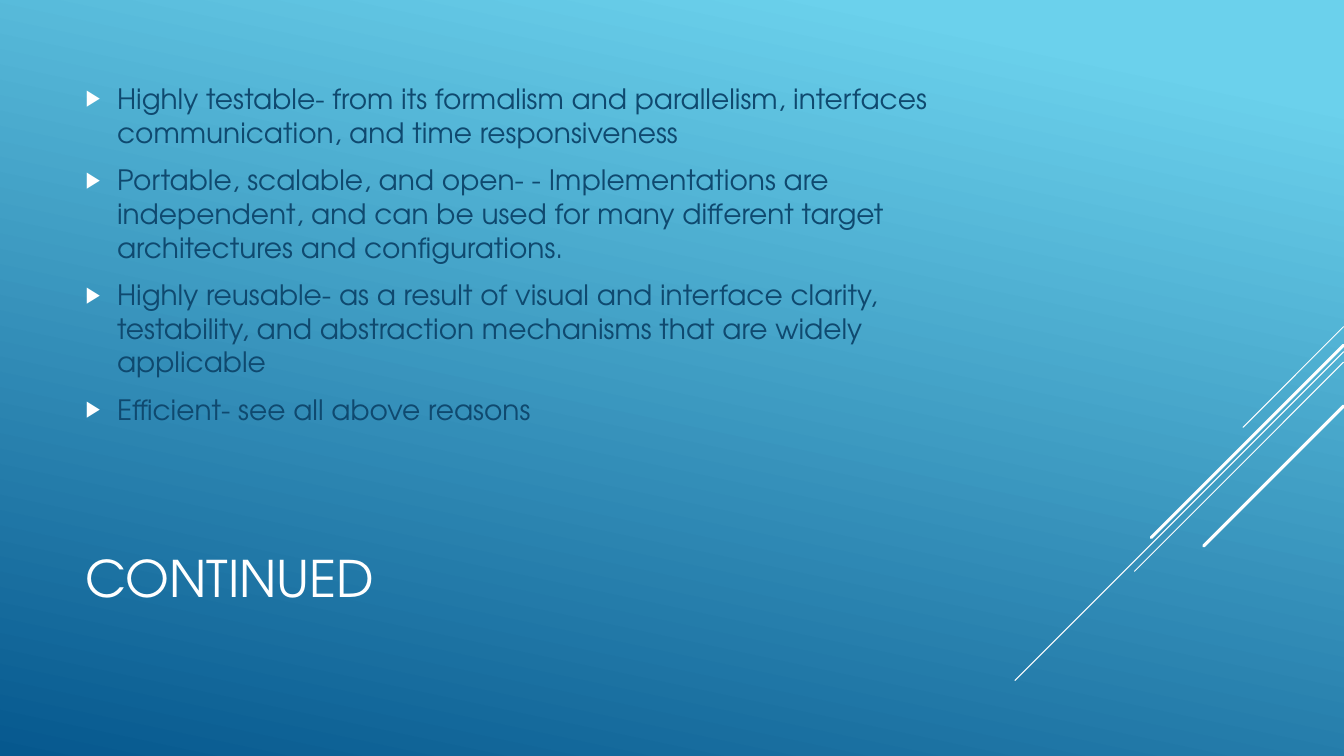
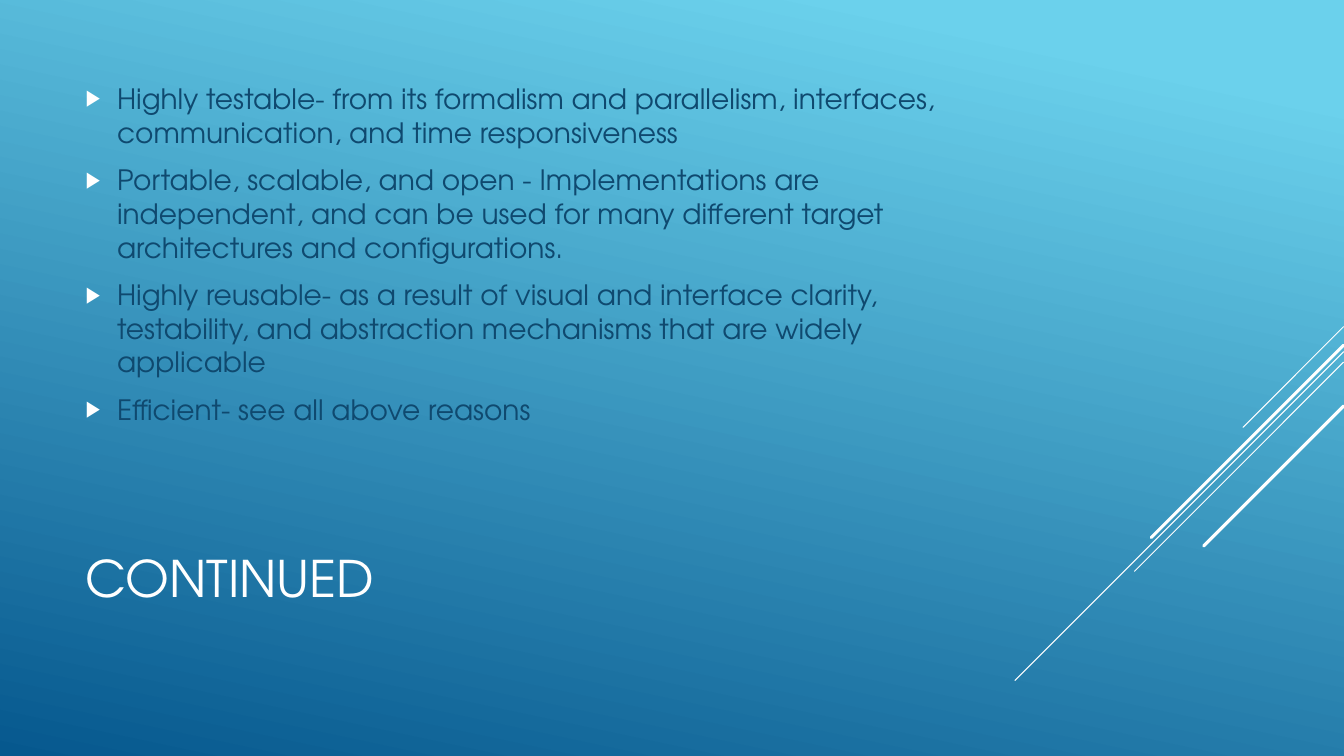
Before and after one commit to bmorale1/cpsc4175, a slide deck: slide 5 of Homework/SDL_IsaacMorales_cpsc4175.pptx. Drawn at 1344x756 pixels with LibreOffice and Linux fonts; fonts in the diff are those of the drawing. Boxes give left, top, right and bottom in pixels: in the first picture for what was removed or moved away, otherwise in the second. Text is boxed around its words. In the diff, an @@ line names an element or a change of style, - is before the commit and + after.

```diff
--- a/Homework/SDL_IsaacMorales_cpsc4175.pptx
+++ b/Homework/SDL_IsaacMorales_cpsc4175.pptx
@@ text at [117, 88, 934, 264]: text changed @@
-▶ Highly testable- from its formalism and parallelism, interfaces communication, and time responsiveness
-▶ Portable, scalable, and open- - Implementations are independent, and can be used for many different target architectures and configurations.
+▶ Highly testable- from its formalism and parallelism, interfaces, communication, and time responsiveness
+▶ Portable, scalable, and open - Implementations are independent, and can be used for many different target architectures and configurations.
```
Also in this commit, not shown: 7 other slides changed.
